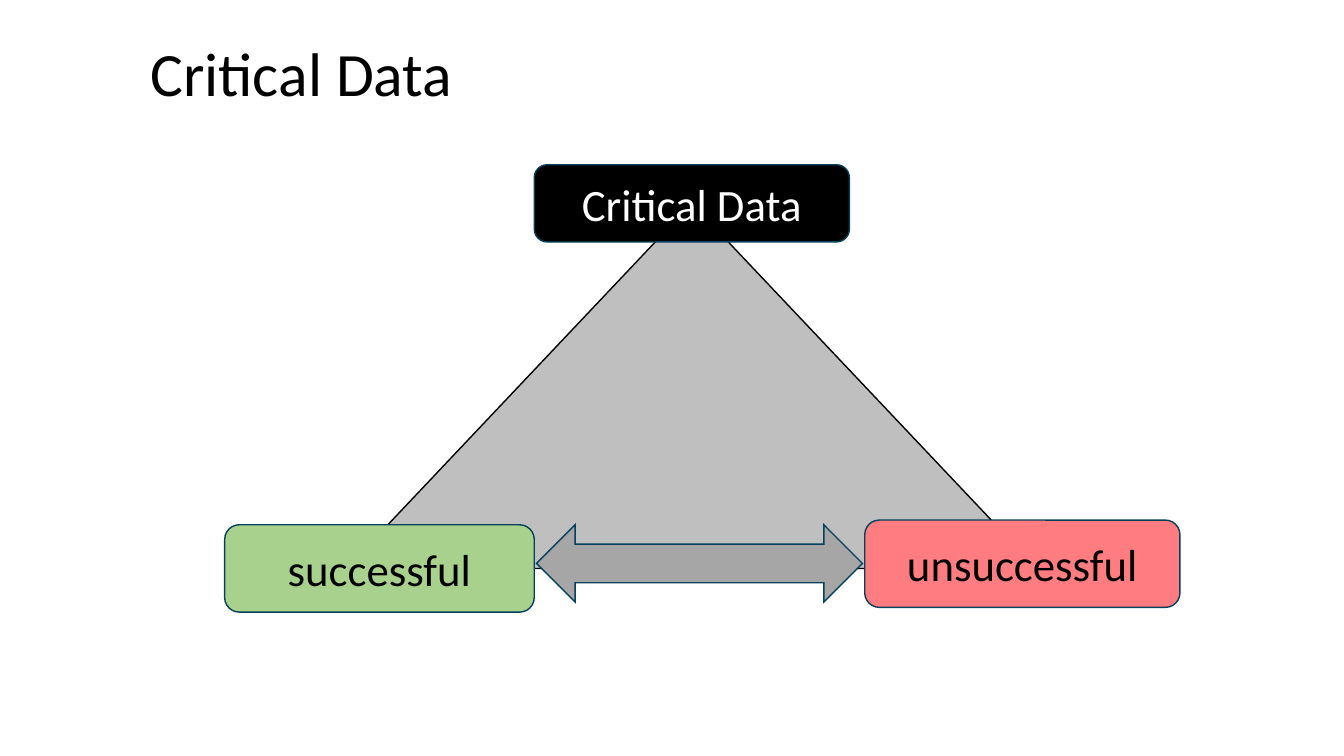
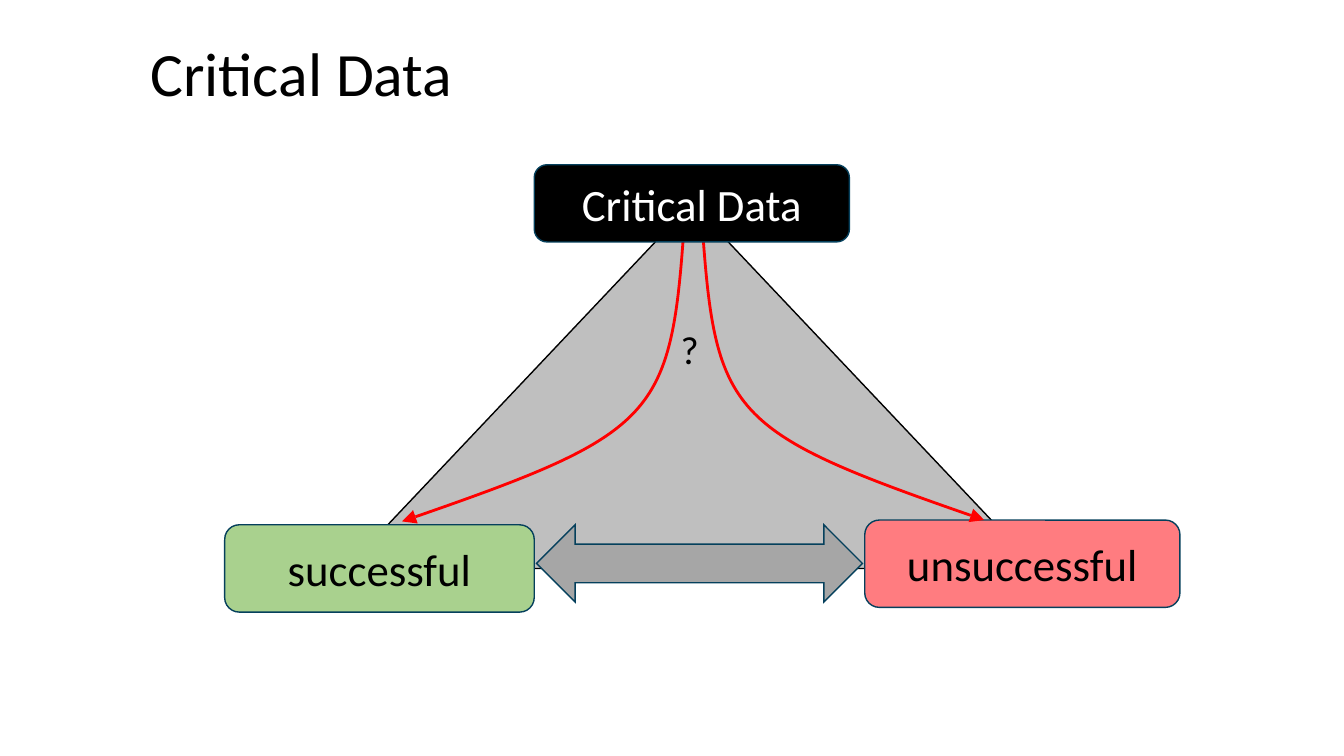
Before and after one commit to frankoemig/ack-ig, a slide deck: slide 4 of input/images-source/Drawings.pptm. Drawn at 1344x756 pixels with LibreOffice and Linux fonts; fonts in the diff are those of the drawing. Boxes give left, top, right and bottom in pixels: in the first picture for what was removed or moved away, otherwise in the second. Text is boxed around its words. In the diff, an @@ line names an element or a change of style, - is before the commit and + after.

```diff
--- a/input/images-source/Drawings.pptm
+++ b/input/images-source/Drawings.pptm
@@ freeform shape added at box(402, 242, 684, 521), outline #FF0000 2 pt @@
@@ freeform shape added at box(704, 241, 985, 520), outline #FF0000 2 pt @@
@@ text added at box(670, 321, 709, 378), 28 pt, text #000000 @@
+?
```
Also in this commit, not shown: 1 other slide changed, 8 other files.
